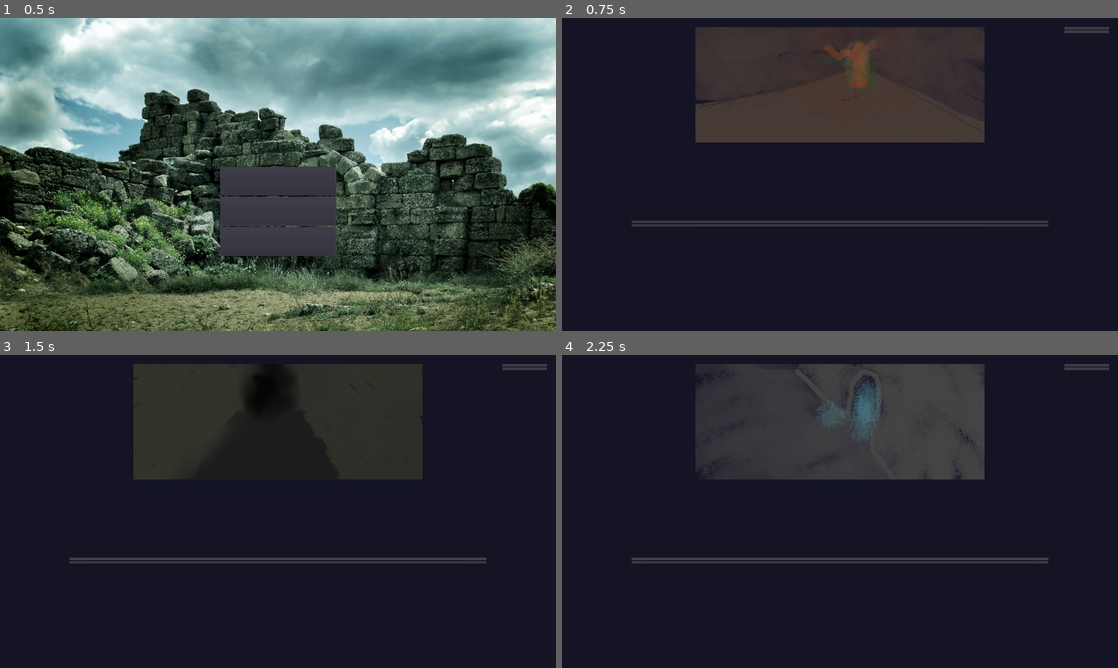
Above: before the commit, frames 1-4 (two rows, left to right).
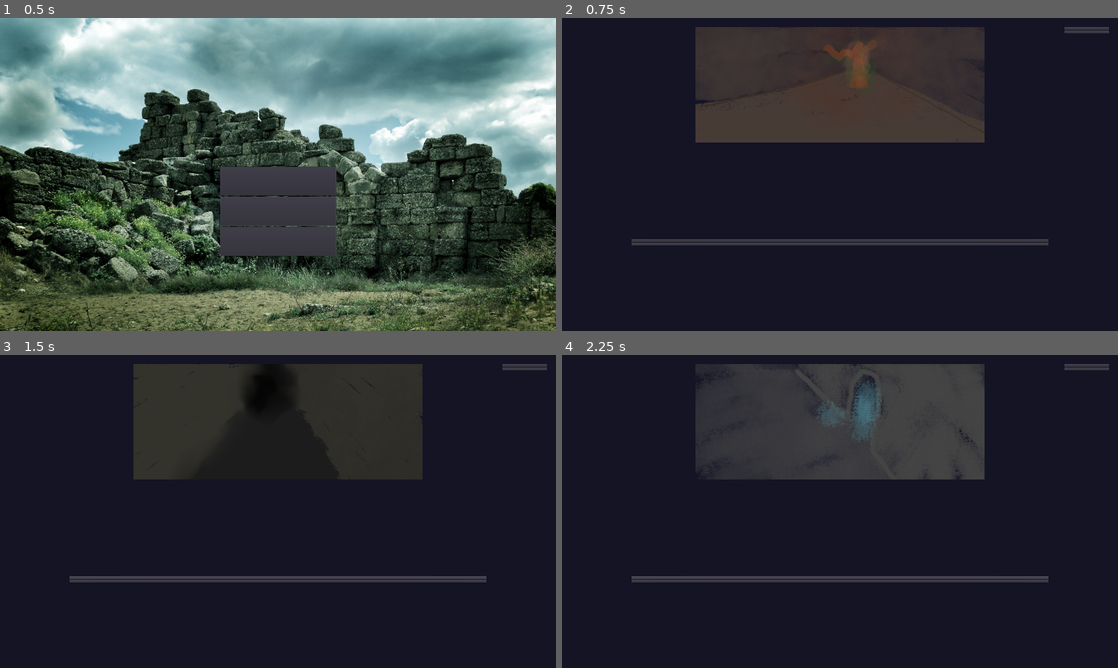
Above: after the commit, the same moments.

Repository: game-jam-team-gut/the-scholar
Game: Godot game, scene res://MainMenu.tscn
Two runs of this game, one before a commit and one after it. Both use one fixed random seed, a clock stepped at 60 frames per second and the inputs below.
Inputs:
- Up to frame 1 (0.5 s): no input
- Up to frame 2 (0.75 s): click "Play" at 0.5 s
- Up to frame 3 (1.5 s): click "*take it*" at 1.25 s
- Up to frame 4 (2.25 s): click "*let them finish the incantat…" at 2 s

Frame 1 is identical in both runs. In frame 2, 2.3% of the frame differs, in the area x 12-88%, y 64-73%; in frame 3, 2.5%; in frame 4, 2.5%.

Commit message:
Make text look more juicy

Diff:
--- a/Event.tscn
+++ b/Event.tscn
@@ -49,8 +49,8 @@
 [node name="SyndiBox" type="ReferenceRect" parent="VBoxContainer2"]
 margin_top = 404.0
 margin_right = 1440.0
-margin_bottom = 654.0
-rect_min_size = Vector2( 0, 250 )
+margin_bottom = 724.0
+rect_min_size = Vector2( 0, 320 )
 script = ExtResource( 7 )
 DIALOG = "A cunning  [`c] [^d]noblewoman named Gale [`r][^r]seeks a company of adventurers to expose a corrupt aristocrat who serves Edith the Gargoyle Duchess. However, the party soon finds itself facing a moral quandry."
 FONT = "res://EventScreen/StoryFont.tres"
@@ -92,9 +92,9 @@
 anchor_right = 1.0
 anchor_bottom = 1.0
 margin_left = 240.0
-margin_top = -380.0
+margin_top = -316.0
 margin_right = -240.0
-margin_bottom = -117.0
+margin_bottom = -90.0
 __meta__ = {
 "_edit_lock_": true,
 "_edit_use_anchors_": false
--- a/Events/Event1.tscn
+++ b/Events/Event1.tscn
@@ -9,7 +9,7 @@
 texture = ExtResource( 2 )
 
 [node name="SyndiBox" parent="VBoxContainer2" index="1"]
-DIALOG = "You’ve found a peculiarly looking tome. Albeit it might have features of a catalyst that could end your journey, it does also encourage you with an utmost vivid aura to read some of its cursed verses. Could it be THE book?"
+DIALOG = "You’ve found a [`c]peculiarly looking tome[`r]. [t5] Albeit it might have features of a catalyst that could end your journey, it does also encourage you with an utmost [`d][^t]vivid aura[^r][`r] to read some of its cursed verses. [t2]Could it be[t7] [*1] [`c][^v]THE book[^r][`r]?"
 
 [node name="OptionButton" parent="OptionsContainer" index="0"]
 text = "One peek won’t hurt anybody."
--- a/Events/Event10.tscn
+++ b/Events/Event10.tscn
@@ -9,7 +9,7 @@
 texture = ExtResource( 2 )
 
 [node name="SyndiBox" parent="VBoxContainer2" index="1"]
-DIALOG = "Chanting. All you hear is chanting. Same uncanny words being repeated over in over. It’s not long before you notice a firelight gleaming in the distance."
+DIALOG = "[^d]Chanting[^r]. All you hear is [^d]chanting[^r]. Same uncanny words being repeated over in over. It’s not long before you notice a [`6]firelight gleaming[`r] in the distance."
 
 [node name="OptionButton" parent="OptionsContainer" index="0"]
 margin_right = 1553.0
--- a/Events/Event11.tscn
+++ b/Events/Event11.tscn
@@ -9,7 +9,7 @@
 texture = ExtResource( 2 )
 
 [node name="SyndiBox" parent="VBoxContainer2" index="1"]
-DIALOG = "You’ve found a backpack with mysterious content. There’s some food and water, yes, but also an odd looking ball. One would not be able to describe its colour if he could. It’s not like anything you’ve ever seen before."
+DIALOG = "You’ve found a [`e]backpack[`r] with [`d][^d]mysterious[^r][`r] content. There’s some food and water, yes[t3], but also an odd looking [`d][^d]ball[^r][`r]. One would not be able to describe its colour if he could. It’s not like anything you’ve ever seen before."
 
 [node name="OptionButton" parent="OptionsContainer" index="0"]
 text = "*take the backpack with you*"
--- a/Events/Event12.tscn
+++ b/Events/Event12.tscn
@@ -9,7 +9,7 @@
 texture = ExtResource( 2 )
 
 [node name="SyndiBox" parent="VBoxContainer2" index="1"]
-DIALOG = "There’s a hideous statuette sitting in the corner of the room you’ve jest entered. At second glance it does start to remind you of the one who slumbers. Now, it is up to you whether you take this blasphemous artifact into possession or not."
+DIALOG = "There’s a hideous [`4]statuette[`r] sitting in the corner of the room you’ve jest entered. At second glance it does start to remind you of the one who slumbers. Now, it is up to you whether you take this [`4][^v]blasphemous artifact[`r][^r] into possession or not."
 
 [node name="OptionButton" parent="OptionsContainer" index="0"]
 text = "*take it*"
--- a/Events/Event13.tscn
+++ b/Events/Event13.tscn
@@ -5,7 +5,7 @@
 [node name="Event" instance=ExtResource( 1 )]
 
 [node name="SyndiBox" parent="VBoxContainer2" index="1"]
-DIALOG = "You fell the wrath of The Blind Idiot God, Nuclear Chaos, Daemon Sultan, Azatoth washing down upon you."
+DIALOG = "You fell the [`7][^v]wrath of The Blind Idiot God, Nuclear Chaos, Daemon Sultan, Azatoth[`r][^r] washing down upon you."
 
 [node name="OptionButton" parent="OptionsContainer" index="0"]
 text = "*get down and pray*"
--- a/Events/Event14.tscn
+++ b/Events/Event14.tscn
@@ -5,7 +5,7 @@
 [node name="Event" instance=ExtResource( 1 )]
 
 [node name="SyndiBox" parent="VBoxContainer2" index="1"]
-DIALOG = "You feel like as if you should pursue through the ancient ruins, but at the same time your muscles start to ache and your stomach begins to remind about itself. It might be a time for a break."
+DIALOG = "You feel like as if you should pursue through the ancient ruins, but at the same time your muscles start to ache and your [`3][^t]stomach begins to remind about itself[^r][`r]. It might be a time for a break."
 
 [node name="OptionButton" parent="OptionsContainer" index="0"]
 text = "Let’s make a camp and rest."
--- a/Events/Event15.tscn
+++ b/Events/Event15.tscn
@@ -9,7 +9,7 @@
 texture = ExtResource( 2 )
 
 [node name="SyndiBox" parent="VBoxContainer2" index="1"]
-DIALOG = "As you progress through the ruins, you start to notice starfish-shaped reliefs on the walls. Their craftsmanship is truly accursed. Or is it? It might be just shadows meddling with your perspective."
+DIALOG = "As you progress through the ruins, you start to notice [`d]starfish-shaped reliefs[`r] on the walls. Their craftsmanship is truly accursed. [t4][^t]Or is it?[^r] [t3]It might be just shadows meddling with your perspective."
 
 [node name="OptionButton" parent="OptionsContainer" index="0"]
 text = "These must be Elder Things’ doings! I must study them."
--- a/Events/Event16.tscn
+++ b/Events/Event16.tscn
@@ -9,7 +9,7 @@
 texture = ExtResource( 2 )
 
 [node name="SyndiBox" parent="VBoxContainer2" index="1"]
-DIALOG = "In the main hall there’s a grand fireplace. You could swear that there was still something smoldering in the ash as you’ve entered the room. Whatever it was, you think it’s gone…"
+DIALOG = "In the main hall there’s a [`6][^t]grand fireplace[^r][`r]. You could swear that there was still something smoldering in the ash as you’ve entered the room. Whatever it was, [t2]you think it’s gone…"
 
 [node name="OptionButton" parent="OptionsContainer" index="0"]
 text = "*get rid of the ash*"
--- a/Events/Event17.tscn
+++ b/Events/Event17.tscn
@@ -9,7 +9,7 @@
 texture = ExtResource( 2 )
 
 [node name="SyndiBox" parent="VBoxContainer2" index="1"]
-DIALOG = "As you go further into the darkness you start to hear a group of cultists. From what the’re chanting you can make up:  Y'AI'NG'NGAH,  YOG-SOTHOTH…"
+DIALOG = "As you go further into the darkness you start to hear a[`4] [^t]group of cultists[^r][`r]. From what the’re chanting you can make up:  [`4][^t]Y'AI'NG'NGAH,  YOG-SOTHOTH…[`r][^r]"
 
 [node name="OptionButton" parent="OptionsContainer" index="0"]
 text = "*let them finish the incantations*"
--- a/Events/Event18.tscn
+++ b/Events/Event18.tscn
@@ -9,7 +9,7 @@
 texture = ExtResource( 2 )
 
 [node name="SyndiBox" parent="VBoxContainer2" index="1"]
-DIALOG = "You’re outside. You’re beginning to hear some buzzy sound. There are blasphemous stories of Mi-go that you would rather not remember, as they’re stopping you from pursuing further into the ruins. In spite of all, these could be just some bugs."
+DIALOG = "You’re [`b]outside[`r]. You’re beginning to hear some [^v]buzzy sound[^r]. There are [`4]blasphemous[`r] stories of Mi-go that you would rather not remember, as they’re stopping you from pursuing further into the ruins.[t4] In spite of all, these could be just some bugs."
 
 [node name="OptionButton" parent="OptionsContainer" index="0"]
 text = "*go a different way*"
--- a/Events/Event19.tscn
+++ b/Events/Event19.tscn
@@ -5,7 +5,7 @@
 [node name="Event" instance=ExtResource( 1 )]
 
 [node name="SyndiBox" parent="VBoxContainer2" index="1"]
-DIALOG = "\"Ph'nglui mglw'nafh Cthulhu R'lyeh wgah'nagl fhtagn\". It’s all you need to hear to know that worshippers of The Sleeping God are near. You take caution, but what if they could welcome you to the cult and share the mythical knowledge passed by Him Who Lies Dreaming?"
+DIALOG = "[`4][^v]\"Ph'nglui mglw'nafh Cthulhu R'lyeh wgah'nagl fhtagn\".[`r][^r] [t2]It’s all you need to hear to know that worshippers of The Sleeping God are near. You take caution, but what if they could welcome you to the cult and share the mythical [`6]knowledge[`r] passed by Him Who Lies Dreaming?"
 
 [node name="OptionButton" parent="OptionsContainer" index="0"]
 text = "I can try to reason with them."
--- a/Events/Event2.tscn
+++ b/Events/Event2.tscn
@@ -9,7 +9,7 @@
 texture = ExtResource( 2 )
 
 [node name="SyndiBox" parent="VBoxContainer2" index="1"]
-DIALOG = "As you were starting to get hungry, you found yourself in a room filled with a curious smell. A table full of freshly cooked food showed up and the candles sitting on its top started to part out the dark."
+DIALOG = "As you were starting to get hungry, you found yourself in a room filled with a [^t] curious smell[^r]. A table full of freshly cooked food showed up and the candles sitting on its top started to part out the dark."
 
 [node name="OptionButton" parent="OptionsContainer" index="0"]
 text = "*sit at the table and feast*"
--- a/Events/Event20.tscn
+++ b/Events/Event20.tscn
@@ -5,7 +5,7 @@
 [node name="Event" instance=ExtResource( 1 )]
 
 [node name="SyndiBox" parent="VBoxContainer2" index="1"]
-DIALOG = "On your path you find an accursed statue of monumental height. It seems to be broken, but at your first guess it seems to represent Dagon, The Great Old One."
+DIALOG = "On your path you find an [`d]accursed statue[`r] of monumental height. It seems to be broken, but at your first guess it seems to represent [`7]Dagon, The Great Old One[`r]."
 
 [node name="OptionButton" parent="OptionsContainer" index="0"]
 text = "I should make sure if it’s a statue of Dagon and study it."
--- a/Events/Event3.tscn
+++ b/Events/Event3.tscn
@@ -9,7 +9,7 @@
 texture = ExtResource( 2 )
 
 [node name="SyndiBox" parent="VBoxContainer2" index="1"]
-DIALOG = "You’ve heard some weird noise coming from the corridor right beside. You know of the stories about Shoggoths scrambling around this old-wretched place."
+DIALOG = "You’ve heard some [^v]weird noise[^r] coming from the corridor right beside. You know of the stories about [^v][`4][*2]Shoggoths[`r][^r] [*3]scrambling around this old-wretched place."
 
 [node name="OptionButton" parent="OptionsContainer" index="0"]
 text = "Shoggoths or not, I need to go through this corridor."
--- a/Events/Event4.tscn
+++ b/Events/Event4.tscn
@@ -9,7 +9,7 @@
 texture = ExtResource( 2 )
 
 [node name="SyndiBox" parent="VBoxContainer2" index="1"]
-DIALOG = "Maybe there’s salvation on this Earth? As you’ve found yourself lost you’ve noticed a weirdly looking map in an unknown language scretched on the wall. You might be able to decipher it…"
+DIALOG = "Maybe there’s salvation on this Earth? As you’ve found yourself lost you’ve noticed a [`e]weirdly looking map[`r] in an unknown language scretched on the wall.[t3][*2] You might be able to decipher it…"
 
 [node name="OptionButton" parent="OptionsContainer" index="0"]
 text = "*try to decipher the map*"
--- a/Events/Event5.tscn
+++ b/Events/Event5.tscn
@@ -9,7 +9,7 @@
 texture = ExtResource( 2 )
 
 [node name="SyndiBox" parent="VBoxContainer2" index="1"]
-DIALOG = "Never in your lifetime you would have thought that Nyarlathotep, The Crawling Chaos, The God of a Thousand Forms, The Dark One would meet you. And yet, here he stands in his most singularly unnerving form. He’s whispering to you something…"
+DIALOG = "Never in your lifetime you would have thought that [*2][`7]Nyarlathotep[t3][`r], [`7]The Crawling Chaos[`r][t3], [`7]The God of a Thousand Forms[`r][t3], [`7]The Dark One[`r][*3] would meet you. And yet, here he stands in his most singularly unnerving form. He’s [^v]whispering[^r] to you something…"
 
 [node name="OptionButton" parent="OptionsContainer" index="0"]
 text = "Listen."
--- a/Events/Event6.tscn
+++ b/Events/Event6.tscn
@@ -9,7 +9,7 @@
 texture = ExtResource( 2 )
 
 [node name="SyndiBox" parent="VBoxContainer2" index="1"]
-DIALOG = "You’re starting to hear something. What could it be? Rats? No, not in these walls. They’re void of any pest. Or are they?"
+DIALOG = "You’re starting to hear [`d]something[`r]. What could it be? Rats? No, not in these walls. They’re void of any pest. Or [t4][^t]are they?"
 
 [node name="OptionButton" parent="OptionsContainer" index="0"]
 text = "Nothing to see here, let’s go."
--- a/Events/Event7.tscn
+++ b/Events/Event7.tscn
@@ -9,7 +9,7 @@
 texture = ExtResource( 2 )
 
 [node name="SyndiBox" parent="VBoxContainer2" index="1"]
-DIALOG = "As you’ve exited the ruined garden you noticed a crowd of of village commons and on their necks… what could it be? Gills? Away with such nonsense, these are people! They might sell me some supplies."
+DIALOG = "As you’ve exited the ruined garden you noticed a [`d]crowd of of village commons[`r] and on their necks… what could it be? [t2][^t]Gills?[^r] [*1]Away with such nonsense, these are people![*3] They might sell me some [`e]supplies[`r]."
 
 [node name="OptionButton" parent="OptionsContainer" index="0"]
 text = "I can’t trust them."
--- a/Events/Event8.tscn
+++ b/Events/Event8.tscn
@@ -9,7 +9,7 @@
 texture = ExtResource( 2 )
 
 [node name="SyndiBox" parent="VBoxContainer2" index="1"]
-DIALOG = "You’re starting to hear some melody. What could it be? Viol perhaps? No, there’s no reason why anyone would play music in here. If anything’s playing it is wind playing with my crumbling mind."
+DIALOG = "You’re starting to hear [`b][^d]some melody[`r][^r]. [t3]What could it be? Viol perhaps?[t3] No, there’s no reason why anyone would play music in here. If anything’s playing it is [^d]wind[^r] playing with my crumbling mind."
 
 [node name="OptionButton" parent="OptionsContainer" index="0"]
 text = "Actually, let’s investigate."
--- a/Events/Event9.tscn
+++ b/Events/Event9.tscn
@@ -9,7 +9,7 @@
 texture = ExtResource( 2 )
 
 [node name="SyndiBox" parent="VBoxContainer2" index="1"]
-DIALOG = "At the end of the hall you’ve noticed a few decently sized drops of slime. Truth be told, the ruins are located by the sea, but no sea life would go as far as you stand on the land. Right?"
+DIALOG = "At the end of the hall you’ve noticed a few decently sized drops of [`2]slime[`r]. Truth be told, the ruins are located by the sea, but no sea life would go as far as you stand on the land. [t6][^t]Right?"
 
 [node name="OptionButton" parent="OptionsContainer" index="0"]
 text = "There’s some sea life I would prefer not to know of."
